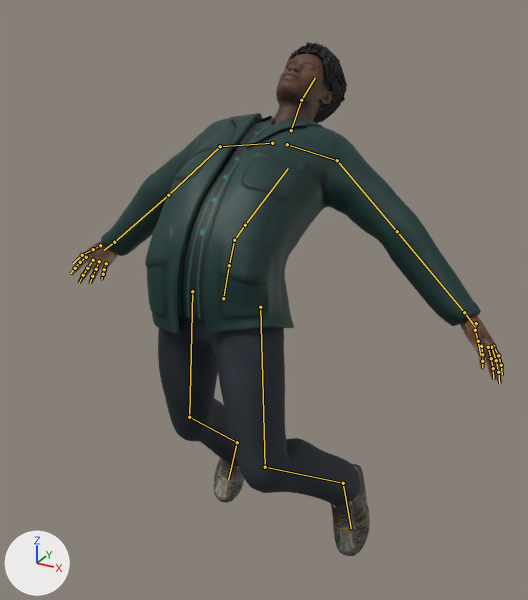
The glTF model public/models/characters/protagonist.glb: old version first, new version second.
Rendered twice from a 50 mm camera at (0.975, -1.553, 1.779) aimed at (0.068, 0.096, 0.954). The lights are fixed; the arrows at lower left show +X, +Y and +Z. The first picture is the older version. Both versions are drawn at frame 11 of the action 'ride_superbike'; the numbers are the values there. The bones that change, and the others that lie on the model, are drawn over the model as lines.

Objects in the first picture: 'CharcoalJeansMesh', 'HairShoesMesh', 'SkinEyesMesh', 'TealTechnicalJacketMesh'.
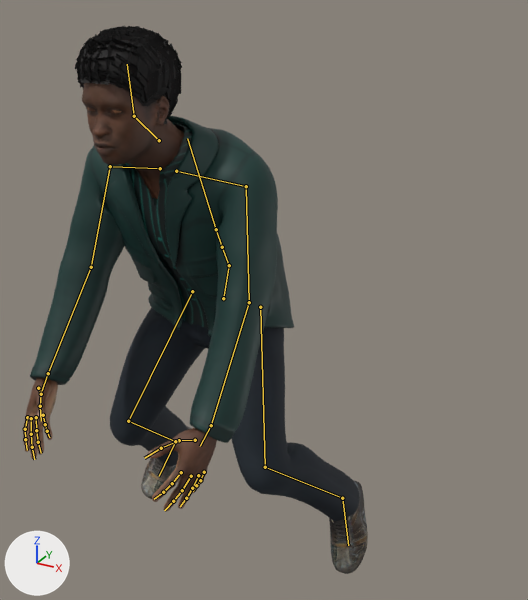
Changed parts and their boxes (x1, y1, x2, y2) in the pictures (528 x 600 px):
'TealTechnicalJacketMesh', posed (30% narrower, 48% taller)
    before: (101, 113, 481, 334)
    after: (30, 116, 294, 443)
'CharcoalJeansMesh', posed (24% wider, 11% taller)
    before: (158, 315, 360, 506)
    after: (110, 308, 360, 521)
'SkinEyesMesh', posed
    before: (69, 54, 504, 383)
    after: (23, 83, 217, 511)
'HairShoesMesh', posed (87% wider, 7% taller)
    before: (214, 42, 370, 556)
    after: (75, 26, 368, 574)
bone 'Spine', root to tip
    before: (229, 265) to (234, 240)
    after: (229, 265) to (222, 247)
bone 'Chest', root to tip
    before: (234, 240) to (245, 225)
    after: (222, 247) to (216, 229)
bone 'UpperArm_L', root to tip
    before: (337, 160) to (397, 231)
    after: (246, 186) to (249, 302)
bone 'LowerArm_L', root to tip
    before: (397, 231) to (464, 312)
    after: (249, 302) to (211, 425)
bone 'UpperArm_R', root to tip
    before: (220, 146) to (168, 195)
    after: (110, 166) to (91, 267)
bone 'LowerArm_R', root to tip
    before: (168, 195) to (114, 242)
    after: (91, 267) to (48, 373)
bone 'Head', root to tip
    before: (301, 100) to (315, 78)
    after: (134, 116) to (127, 64)
bone 'LowerLeg_L', root to tip
    before: (265, 467) to (343, 483)
    after: (265, 467) to (342, 498)
bone 'UpperLeg_R', root to tip
    before: (192, 291) to (189, 417)
    after: (192, 291) to (128, 421)
bone 'LowerLeg_R', root to tip
    before: (189, 417) to (237, 442)
    after: (128, 421) to (175, 441)

Patch to the scene script:
```diff
--- a/public/models/characters/protagonist.glb.py
+++ b/public/models/characters/protagonist.glb.py
@@ bone_spine @@
 bone_spine = bpy.data.objects['JohannesburgProtagonist'].pose.bones['Spine']  # child of 'Hips'
-bone_spine.rotation_quaternion = (0.958, -0.286, 0.0, 0.0)  # degrees (-33, 0, 0)
+bone_spine.rotation_quaternion = (0.986, 0.169, 0.0, 0.0)  # degrees (19, 0, 0)
@@ bone_chest @@
 bone_chest = bpy.data.objects['JohannesburgProtagonist'].pose.bones['Chest']  # child of 'Spine'
-bone_chest.rotation_quaternion = (0.976, -0.218, 0.0, 0.0)  # degrees (-25, 0, 0)
+bone_chest.rotation_quaternion = (0.993, 0.12, 0.0, 0.0)  # degrees (14, 0, 0)
@@ bone_upperarm_l @@
 bone_upperarm_l = bpy.data.objects['JohannesburgProtagonist'].pose.bones['UpperArm_L']  # child of 'clavicle_l'
-bone_upperarm_l.rotation_quaternion = (0.943, -0.266, -0.054, 0.191)  # degrees (-32, 0, 23)
+bone_upperarm_l.rotation_quaternion = (0.89, 0.366, -0.103, -0.251)  # degrees (45, 0, -32)
@@ bone_lowerarm_l @@
 bone_lowerarm_l = bpy.data.objects['JohannesburgProtagonist'].pose.bones['LowerArm_L']  # child of 'UpperArm_L'
-bone_lowerarm_l.rotation_quaternion = (0.927, -0.37, 0.022, -0.056)  # degrees (-44, 0, -7)
+bone_lowerarm_l.rotation_quaternion = (0.983, -0.174, 0.01, -0.059)  # degrees (-20, 0, -7)
@@ bone_upperarm_r @@
 bone_upperarm_r = bpy.data.objects['JohannesburgProtagonist'].pose.bones['UpperArm_R']  # child of 'clavicle_r'
-bone_upperarm_r.rotation_quaternion = (0.943, -0.266, 0.054, -0.191)  # degrees (-32, 0, -23)
+bone_upperarm_r.rotation_quaternion = (0.89, 0.366, 0.103, 0.251)  # degrees (45, 0, 32)
@@ bone_lowerarm_r @@
 bone_lowerarm_r = bpy.data.objects['JohannesburgProtagonist'].pose.bones['LowerArm_R']  # child of 'UpperArm_R'
-bone_lowerarm_r.rotation_quaternion = (0.927, -0.37, -0.022, 0.056)  # degrees (-44, 0, 7)
+bone_lowerarm_r.rotation_quaternion = (0.983, -0.174, -0.01, 0.059)  # degrees (-20, 0, 7)
@@ bone_head @@
 bone_head = bpy.data.objects['JohannesburgProtagonist'].pose.bones['Head']  # child of 'neck_01'
-bone_head.rotation_quaternion = (1.0, 0.0, 0.0, 0.0)  # degrees (0, 0, 0)
+bone_head.rotation_quaternion = (0.974, -0.228, 0.0, 0.0)  # degrees (-26, 0, 0)
@@ bone_lowerleg_l @@
 bone_lowerleg_l = bpy.data.objects['JohannesburgProtagonist'].pose.bones['LowerLeg_L']  # child of 'UpperLeg_L'
-bone_lowerleg_l.rotation_quaternion = (0.811, 0.585, 0.0, 0.0)  # degrees (72, 0, 0)
+bone_lowerleg_l.rotation_quaternion = (0.839, 0.544, 0.0, 0.0)  # degrees (66, 0, 0)
@@ bone_upperleg_r @@
 bone_upperleg_r = bpy.data.objects['JohannesburgProtagonist'].pose.bones['UpperLeg_R']  # child of 'Hips'
-bone_upperleg_r.rotation_quaternion = (0.999, 0.04, 0.0, 0.0)  # degrees (5, 0, 0)
+bone_upperleg_r.rotation_quaternion = (-0.978, 0.208, 0.0, 0.0)  # degrees (-24, 0, 0)
@@ bone_lowerleg_r @@
 bone_lowerleg_r = bpy.data.objects['JohannesburgProtagonist'].pose.bones['LowerLeg_R']  # child of 'UpperLeg_R'
-bone_lowerleg_r.rotation_quaternion = (0.936, 0.352, 0.0, 0.0)  # degrees (41, 0, 0)
+bone_lowerleg_r.rotation_quaternion = (0.839, 0.544, 0.0, 0.0)  # degrees (66, 0, 0)
```
